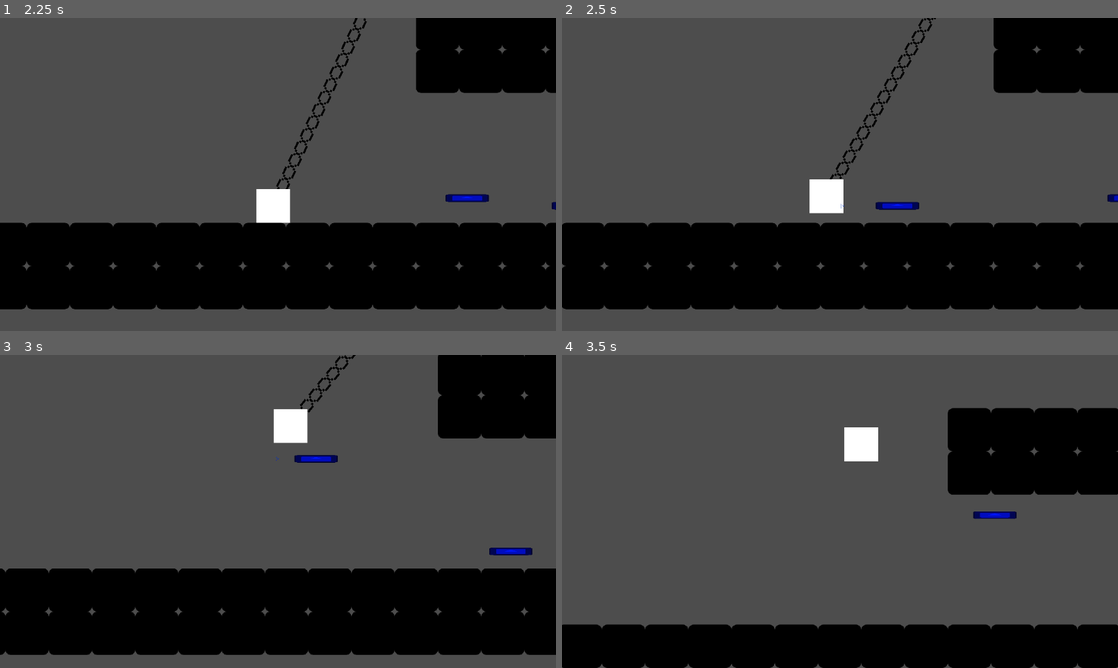
Above: before the commit, frames 1-4 (two rows, left to right).
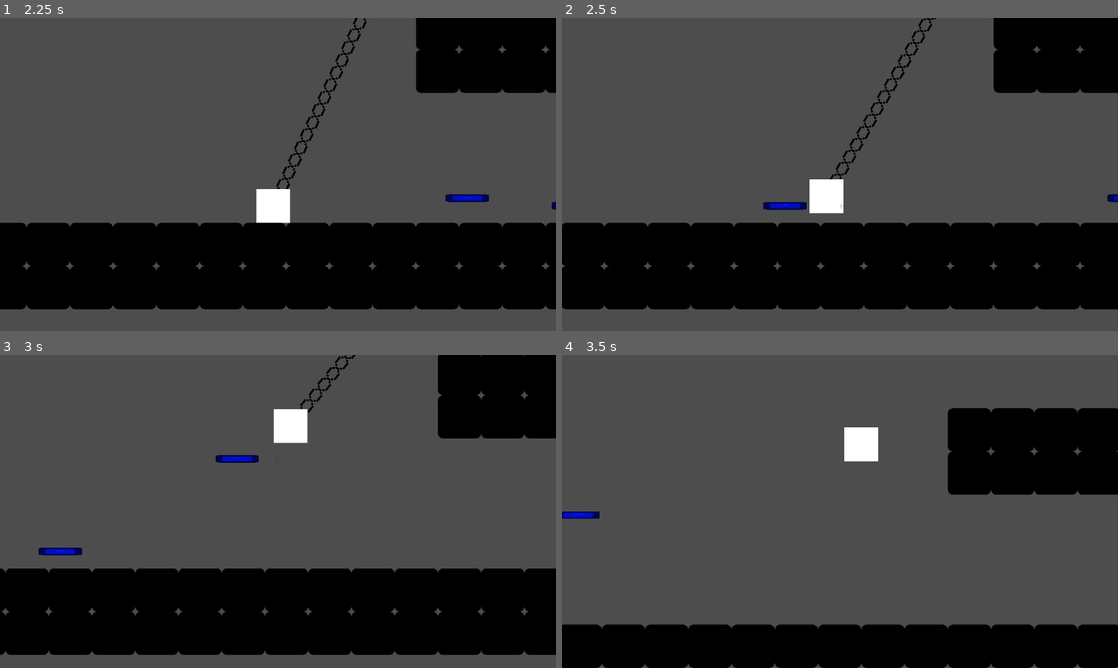
Above: after the commit, the same moments.

Repository: LitheFulminare/Operation-Venulysian
Game: Godot game, scene res://Game scenes/Prototyping.tscn
The game is run twice, just before and just after one commit, with the same random seed, the same clock (stepped at 60 frames per second) and the same inputs. The engine's default icon, where the game draws it, is replaced by a stand-in: a white triangle on a blue panel in a dark square.
Inputs (mouse positions are in pixels of both pictures, inside the frame that each line leads up to):
- Up to frame 1 (2.25 s): move the mouse to (400, 158) at 0.52 s; hold D (Right) 0.53-2.03 s; click (400, 158) at 0.6 s; tap W (Up) at 0.77, 1.52 s; move the mouse to (166, 190) at 1.27 s; tap Shift (Dash) at 1.35 s; click (166, 190) at 1.55 s; move the mouse to (333, 105) at 2.02 s; hold A (Left) from 2.03 s (still down); tap F (Grappling Hook) at 2.1 s
- Up to frame 2 (2.5 s): keep holding A (Left); click (895, 105) at 2.3 s
- Up to frame 3 (3 s): move the mouse to (250, 574) at 2.77 s; release A (Left) at 2.78 s; hold D (Right) from 2.78 s (still down); click (250, 574) at 2.85 s
- Up to frame 4 (3.5 s): keep holding D (Right); tap W (Up) at 3.02 s

Frame 1 is identical in both runs. In frame 2, 0.4% of the frame differs, in the area x 36-65%, y 58-62%; in frame 3, 0.8%, in the area x 6-96%, y 32-64%; in frame 4, 0.4%.

Commit message:
projectile direction

Diff:
--- a/Operation Venulysian/Player/Scripts/player.gd
+++ b/Operation Venulysian/Player/Scripts/player.gd
@@ -12,7 +12,10 @@
 
 func _process(_delta: float) -> void:
 	if Input.is_action_just_pressed("Melee"):
-		weapon_controller.shoot(global_position, Vector2(1,0))
+		if movement_component.is_looking_right:
+			weapon_controller.shoot(global_position, Vector2(1,0))
+		else:
+			weapon_controller.shoot(global_position, Vector2(-1,0))
 		#attack_controller.melee_attack()
 
 func _physics_process(delta: float) -> void:
--- a/Operation Venulysian/Player/Scripts/projectile.gd
+++ b/Operation Venulysian/Player/Scripts/projectile.gd
@@ -10,8 +10,6 @@
 	self.direction = direction
 	self.speed = speed
 
-
-
 func _on_timer_timeout() -> void:
 	print("Projectile despawning")
 	queue_free()
